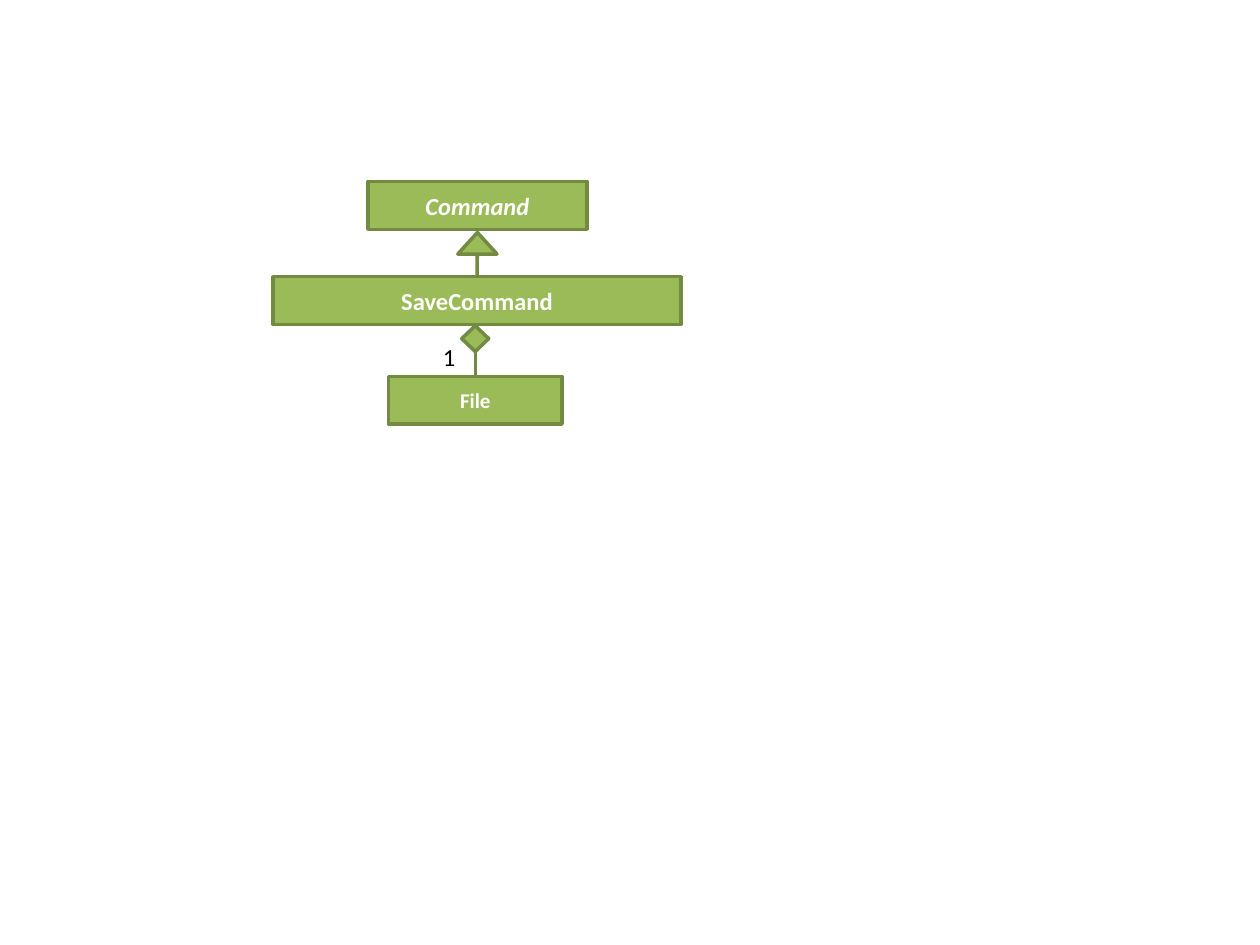
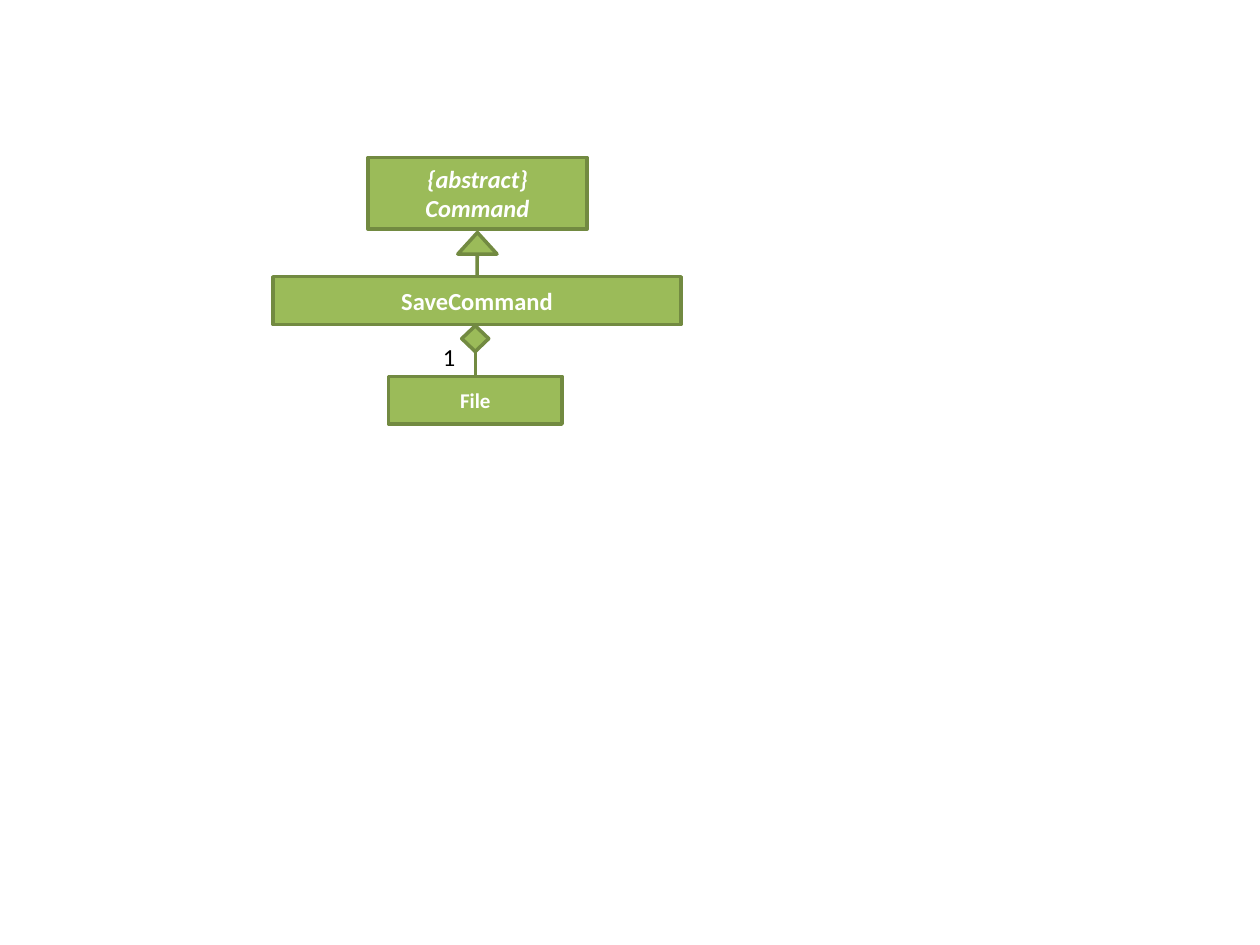
Before and after one commit to deming16/main, a slide deck: slide 1 of docs/diagrams/SaveFeatureDiagrams.pptx. Drawn at 1260x945 pixels with LibreOffice and Linux fonts; fonts in the diff are those of the drawing. Boxes give left, top, right and bottom in pixels: in the first picture for what was removed or moved away, otherwise in the second. Text is boxed around its words. In the diff, an @@ line names an element or a change of style, - is before the commit and + after.

Commit message:
Add abstract to SaveCommandUML.png in DG

```diff
--- a/docs/diagrams/SaveFeatureDiagrams.pptx
+++ b/docs/diagrams/SaveFeatureDiagrams.pptx
@@ rectangle "{abstract}": place and size @@
-rectangle "{abstract}" at box(368, 181, 587, 229)
+rectangle "{abstract}" at box(368, 158, 587, 229)
@@ text in rectangle at box(427, 170, 528, 192): paragraph added @@
+{abstract}
```
Also in this commit, not shown: 1 other file.
